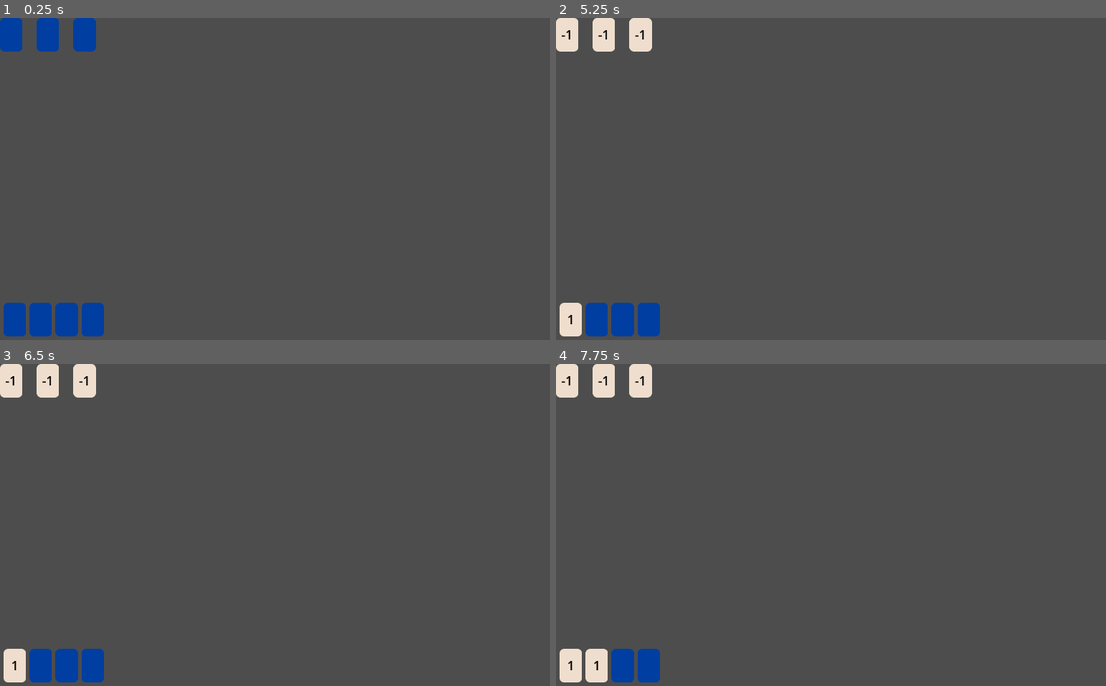
Above: before the commit, frames 1-4 (two rows, left to right).
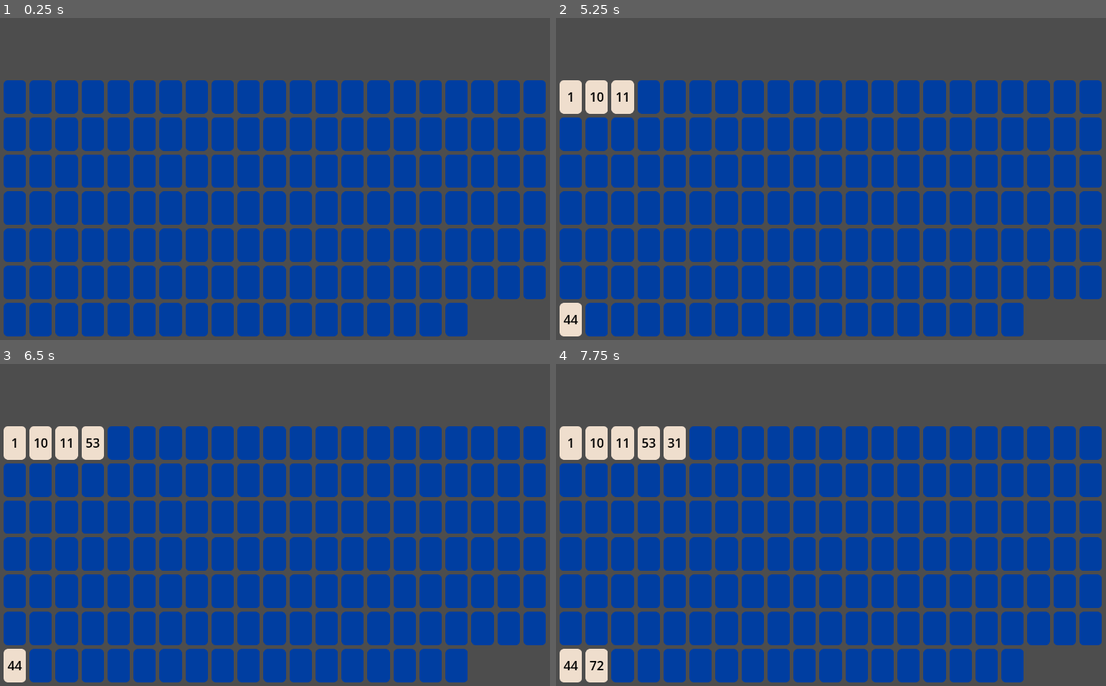
Above: after the commit, the same moments.

Repository: Salenhard/Interactive-graphic-systems
Game: Godot game, scene res://Scenes/tests.tscn
Same seed, same stepped clock (60 frames per second), same inputs: the game is played once before the commit and once after it. This scene is started directly instead of the project's main scene.
Inputs (mouse positions are in pixels of both pictures, inside the frame that each line leads up to):
- Up to frame 1 (0.25 s): no input
- Up to frame 2 (5.25 s): click (567, 34) at 0.52 s; click (572, 98) at 1.27 s; click (605, 34) at 2.02 s; click (594, 98) at 2.77 s; click (638, 34) at 3.52 s; click (622, 98) at 4.27 s; click (572, 320) at 5.02 s
- Up to frame 3 (6.5 s): click (93, 444) at 5.77 s
- Up to frame 4 (7.75 s): click (594, 666) at 6.52 s; click (677, 444) at 7.27 s

The runs differ from the first frame. In frame 1, 60% of the frame differs, in the area x 0-100%, y 0-99%; in frame 2, 60%; in frame 3, 60%; in frame 4, 60%.

Commit message:
Updated tests scene with cards and carsd field

Diff:
--- a/Lab-s/3/Godot/Scenes/tests.tscn
+++ b/Lab-s/3/Godot/Scenes/tests.tscn
@@ -53,6 +53,7 @@
 shape = SubResource("ConvexPolygonShape3D_cahjr")
 
 [node name="Cards" type="HBoxContainer" parent="."]
+visible = false
 size_flags_horizontal = 0
 size_flags_vertical = 0
 theme_override_constants/separation = 32
@@ -238,3 +239,4 @@
 size_flags_horizontal = 4
 size_flags_vertical = 8
 script = ExtResource("3_b3bey")
+card_pairs_amount = 72
